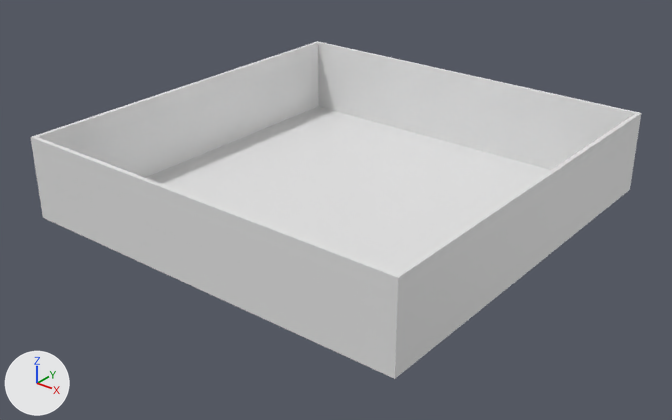
A saved change to the glTF model MyMailVillageRethinked/ressources/meshes/Room.glb.
One viewpoint serves both versions: a 50 mm camera at (249.0, -318.0, 192.0) aimed at (2.0, -10.0, 1.0). Lighting does not change. The marker at lower left points along +X, +Y and +Z. Objects named as collision shapes, trigger or cutter boxes, shadow casters or lower levels of detail are left out. Where no turn or scale is listed for an object, it has been applied to the vertices. Vertices at the same position are counted once.

Objects in the first picture: 'Ground'.
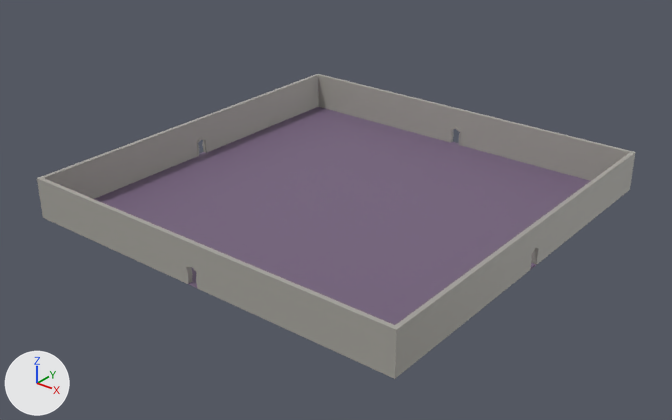
Diff of the bpy script that builds the scene:
```diff
--- a/MyMailVillageRethinked/ressources/meshes/Room.glb.py
+++ b/MyMailVillageRethinked/ressources/meshes/Room.glb.py
@@ mat_roomwalls @@
+mat_roomwalls = principled_material('RoomWalls')
+mat_roomwalls.base_color = (0.393, 0.381, 0.346)  # grey #a8a69f
@@ mat_roomfloor @@
+mat_roomfloor = principled_material('RoomFloor')
+mat_roomfloor.base_color = (0.178, 0.123, 0.208)  # purple #75627e
@@ me_plane @@
 # used by ob_ground; location = (0.0, 0.0, 0.0)
-me_plane.from_pydata(...)  # 36 vertices, 50 faces; spans x -100.0..100.0, y -100.0..100.0, z 0.0..40.0
+me_plane.from_pydata(...)  # 220 vertices, 370 faces; spans x -100.0..100.0, y -100.0..100.0, z 0.0..20.0
+# me_plane part 1: a new loose piece of 32 vertices spanning x -98.0, y -4.0..4.0, z 0.0..10.0, in mat_roomwalls (grey #a8a69f)
+# me_plane part 2: a new loose piece of 32 vertices spanning x -3.0..3.0, y 98.0, z 0.0..10.0, in mat_roomwalls (grey #a8a69f)
+# me_plane part 3
+# 18 vertices are removed from x -100.0..100.0, y -100.0..100.0, z 0.0..40.0
+# 48 faces are deleted
+# 2 vertices move from x -100.0..100.0, y -98.0..98.0, z 40.0 to x -98.0..98.0, y -98.0..98.0, z 20.0
+# 64 vertices are added at x -100.0..100.0, y -100.0..100.0, z 0.0..20.0
+# 10 new vertices lie (0.0, 0.0, 20.0) away from vertices in x -100.0..100.0, y -100.0..100.0, z 0.0
+# 160 new faces join them, mat_roomwalls (grey #a8a69f)
+# me_plane part 4: 2 faces spanning x -100.0..100.0, y -100.0..100.0, z 0.0 switch from no material to mat_roomfloor (purple #75627e)
+me_plane.materials.append(mat_roomwalls)  # grey #a8a69f
```

Where the change shows, as pixel boxes [x1, y1, x2, y2] in the pictures (672 x 420 px):
'Ground', reshaped (10% shorter)
    before: [31, 41, 641, 379]
    after: [37, 74, 636, 379]
part 1 of me_plane, added
    after: [197, 137, 208, 156]
part 2 of me_plane, added
    after: [449, 127, 461, 145]
part 3 of me_plane, built on
    before: [31, 41, 641, 379]
    after: [37, 74, 636, 379]
part 4 of me_plane, recoloured (white to purple)
    both: [146, 107, 550, 273]
